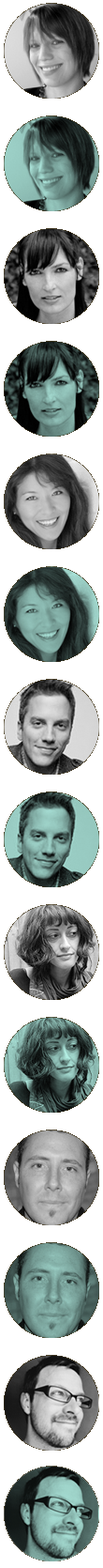
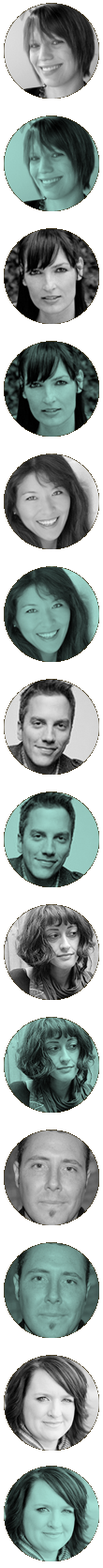
Before/after of a 103×1568 layered artwork. What changed in the layer stack:
added layer "TMS_Md_Barb1" above "TMS_Md_Barb" over [3, 1465, 100, 1562]
added layer "TMS_Md_Barb" above "TMS_Md_Matthew" over [3, 1354, 100, 1451]
hid "TMS_Md_Matthew", blend normal → exclusion over [3, 1354, 100, 1451]
hid "TMS_Md_Matthew1" over [3, 1465, 100, 1562]
